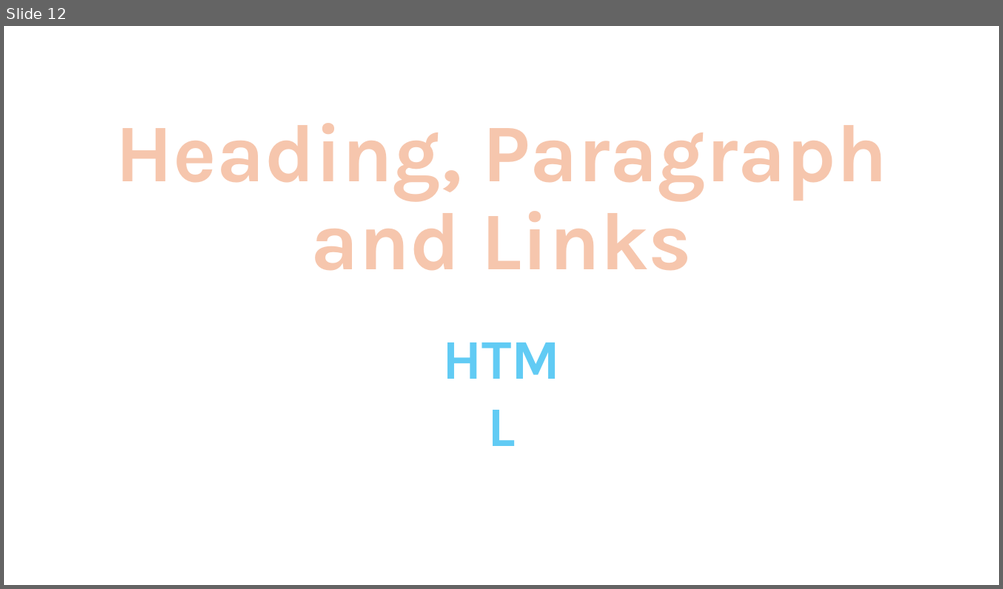
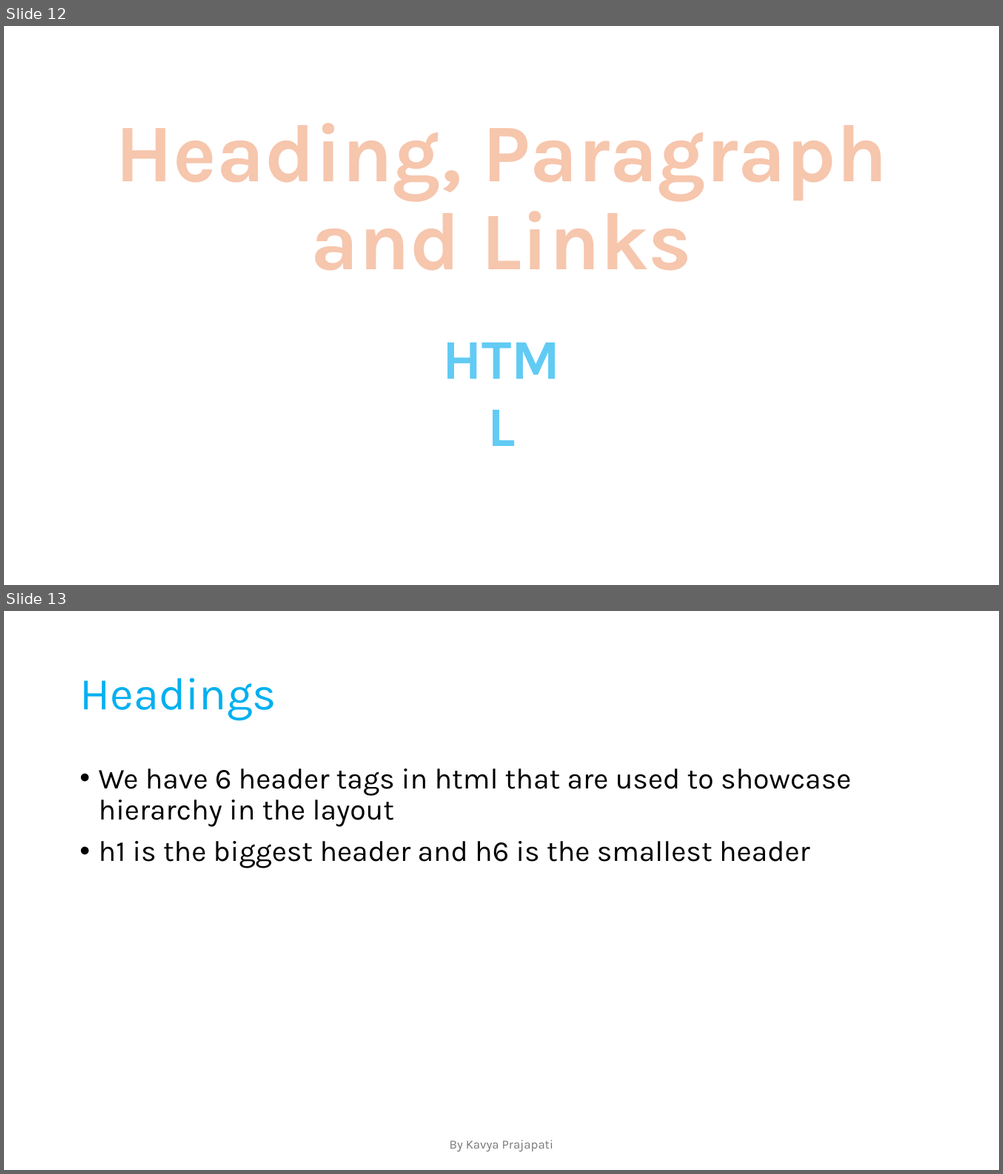
Before and after one commit to prajapati-satyam/Web-Development, a slide deck: Notes.pptx. Shown one above the other, each under a label of ours: slide 12 before the commit, slides 12 and 13 after it. The pictures are 1003x589 and 1003x1174 pixels, drawn with LibreOffice and Linux fonts; fonts in the diff are those of the drawing. Boxes give left, top, right and bottom in pixels: in the first picture for what was removed or moved away, otherwise in the second. Text is boxed around its words. In the diff, an @@ line names an element or a change of style, - is before the commit and + after.

```diff
--- a/Notes.pptx
+++ b/Notes.pptx
@@ slide 13 added at box(4, 611, 999, 1170), background #FFFFFF @@
@@ title added at box(79, 678, 276, 721), 44 pt, text #00B0F0 @@
+Headings
@@ text added at box(99, 769, 851, 869), 28 pt, text #000000 @@
+• We have 6 header tags in html that are used to showcase hierarchy in the layout
+• h1 is the biggest header and h6 is the smallest header
@@ text added at box(449, 1140, 553, 1152), 12 pt, text #797979 @@
+By Kavya Prajapati
```
Also in this commit, not shown: 14 other slides added.
